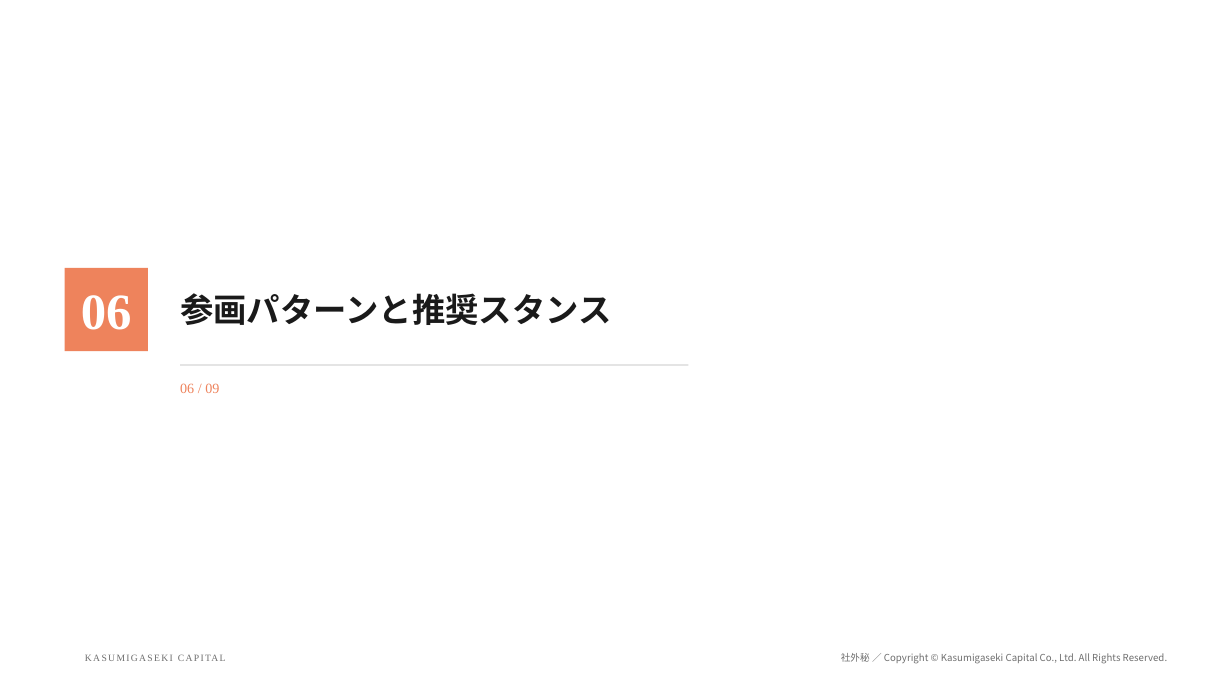
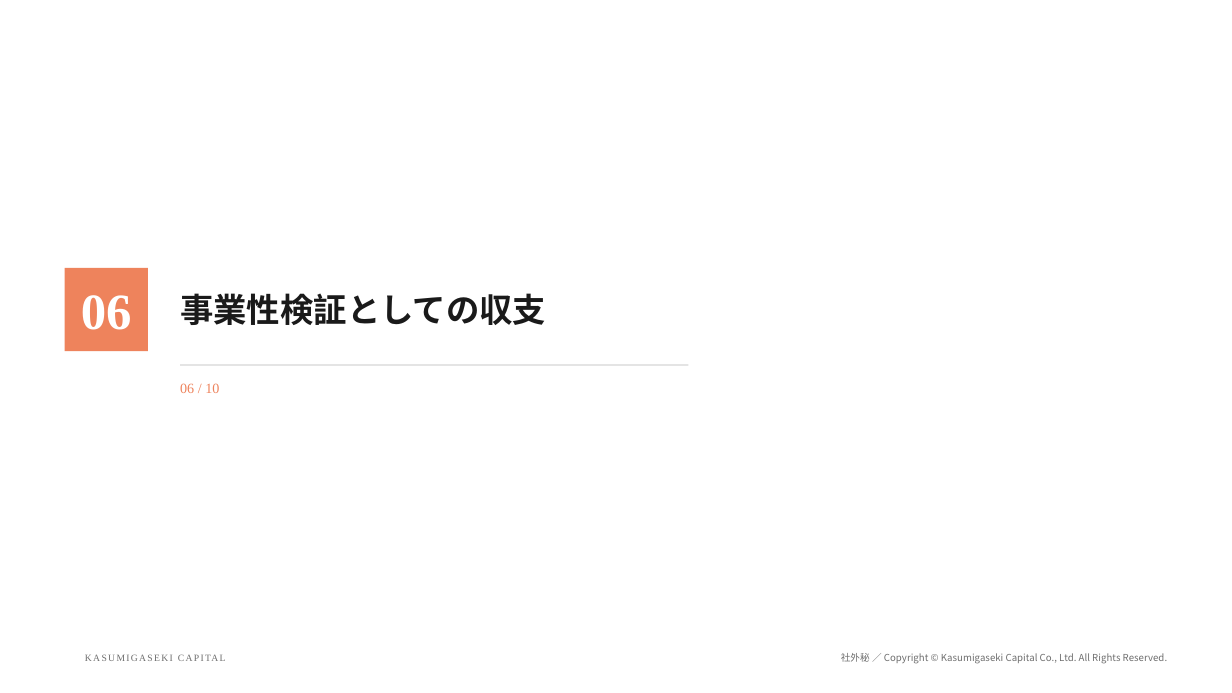
Before and after one commit to Kanta02cer/hotel-simulation, a slide deck: slide 18 of slides/nlcs-kobe-sto/NLCS神戸STO_KC参画稟議.pptx. Drawn at 1232x693 pixels with LibreOffice and Linux fonts; fonts in the diff are those of the drawing; background and template pictures are left out. Boxes give left, top, right and bottom in pixels: in the first picture for what was removed or moved away, otherwise in the second. Text is boxed around its words. In the diff, an @@ line names an element or a change of style, - is before the commit and + after.

```diff
--- a/slides/nlcs-kobe-sto/NLCS神戸STO_KC参画稟議.pptx
+++ b/slides/nlcs-kobe-sto/NLCS神戸STO_KC参画稟議.pptx
@@ text at [180,293,546,325]: text changed @@
-参画パターンと推奨スタンス
+事業性検証としての収支
@@ text at [180,383,219,393]: text changed @@
-06 / 09
+06 / 10
```
Also in this commit, not shown: 15 other slides changed, 4 slides added, 1 other file.
